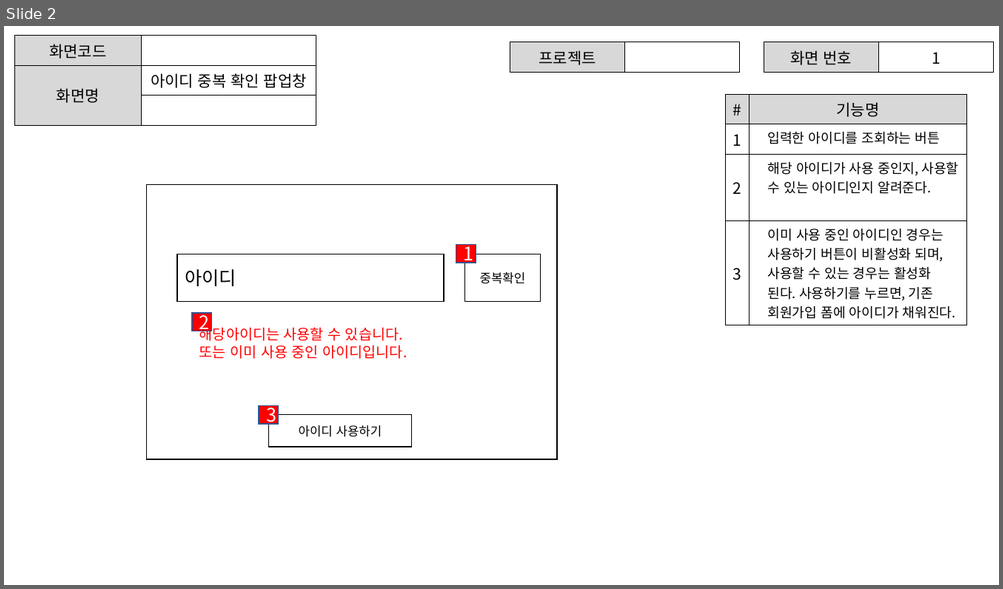
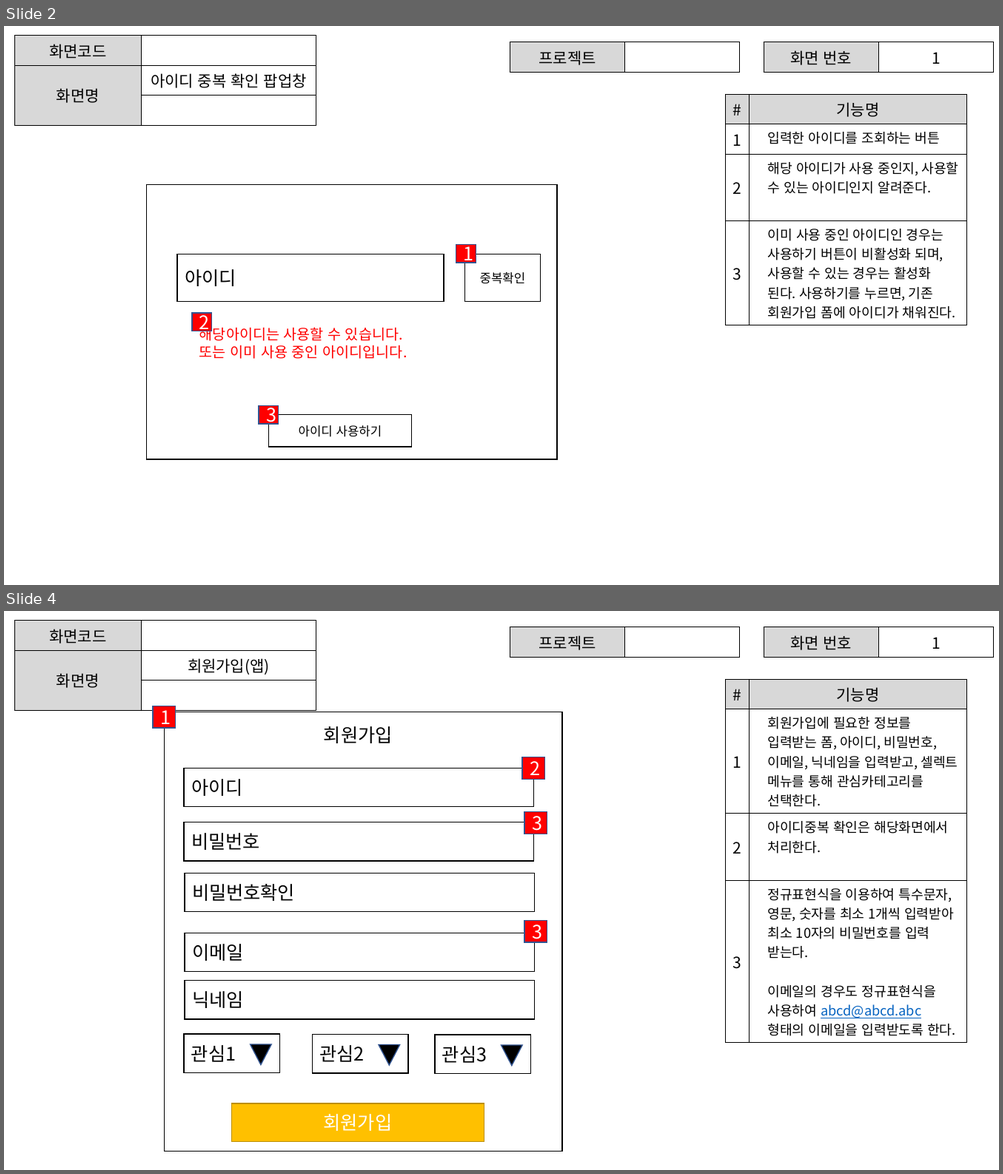
Before and after one commit to ezenteam2/e-Zone, a slide deck: gr2_lhj/회원가입.pptx. Shown one above the other, each under a label of ours: slide 2 before the commit, slides 2 and 4 after it; the slides between them are not shown. The pictures are 1003x589 and 1003x1174 pixels, drawn with LibreOffice and Linux fonts; fonts in the diff are those of the drawing. Boxes give left, top, right and bottom in pixels: in the first picture for what was removed or moved away, otherwise in the second. Text is boxed around its words. In the diff, an @@ line names an element or a change of style, - is before the commit and + after.

```diff
--- a/gr2_lhj/회원가입.pptx
+++ b/gr2_lhj/회원가입.pptx
@@ slide 4 added at bbox=[4, 611, 999, 1170], background #FFFFFF @@
@@ table added at bbox=[14, 621, 316, 699], 3 rows, 2 columns @@
+화면코드 | 
+화면명 | 회원가입(앱)
+ | 
@@ table added at bbox=[510, 627, 740, 653], 1 rows, 2 columns @@
+프로젝트 | 
@@ table added at bbox=[763, 627, 993, 653], 1 rows, 2 columns @@
+화면 번호 | 1
@@ table added at bbox=[726, 680, 967, 1039], 4 rows, 2 columns @@
+# | 기능명
+1 | 회원가입에 필요한 정보를 입력받는 폼, 아이디, 비밀번호, 이메일, 닉네임을 입력받고, 셀렉트 메뉴를 통해 관심카테고리를 선택한다.
+2 | 아이디중복 확인은 해당화면에서 처리한다.
+3 | 정규표현식을 이용하여 특수문자, 영문, 숫자를 최소 1개씩 입력받아 최소 10자의 비밀번호를 입력 받는다. / 이메일의 경우도 정규표현식을 사용하여 abcd@abcd.abc 형태의 이메일을 입력받도록 한다.
@@ rectangle added at bbox=[153, 706, 176, 727], fill #FF0000, outline #325491 1 pt, 18 pt, text #FFFFFF @@
+1
@@ rectangle added at bbox=[165, 712, 562, 1151], outline #000000 1 pt @@
@@ text added at bbox=[324, 726, 392, 743], 18 pt, text #000000 @@
+회원가입
@@ rectangle added at bbox=[523, 758, 545, 779], fill #FF0000, outline #325491 1 pt, 18 pt, text #FFFFFF @@
+2
@@ rectangle added at bbox=[184, 769, 534, 807], outline #000000 1 pt, 18 pt, text #000000 @@
+아이디
@@ rectangle added at bbox=[184, 822, 534, 861], outline #000000 1 pt, 18 pt, text #000000 @@
+비밀번호
@@ rectangle added at bbox=[525, 812, 547, 834], fill #FF0000, outline #325491 1 pt, 18 pt, text #FFFFFF @@
+3
@@ rectangle added at bbox=[185, 873, 535, 911], outline #000000 1 pt, 18 pt, text #000000 @@
+비밀번호확인
@@ rectangle added at bbox=[525, 920, 547, 943], fill #FF0000, outline #325491 1 pt, 18 pt, text #FFFFFF @@
+3
@@ rectangle added at bbox=[185, 934, 535, 972], outline #000000 1 pt, 18 pt, text #000000 @@
+이메일
@@ rectangle added at bbox=[185, 981, 535, 1020], outline #000000 1 pt, 18 pt, text #000000 @@
+닉네임
@@ rectangle added at bbox=[184, 1035, 279, 1073], outline #000000 1 pt, 18 pt, text #000000 @@
+관심1
@@ triangle added at bbox=[250, 1045, 271, 1065], fill #000000, outline #325491 1 pt @@
@@ rectangle added at bbox=[312, 1035, 407, 1073], outline #000000 1 pt, 18 pt, text #000000 @@
+관심2
@@ triangle added at bbox=[378, 1045, 399, 1065], fill #000000, outline #325491 1 pt @@
@@ rectangle added at bbox=[435, 1036, 530, 1074], outline #000000 1 pt, 18 pt, text #000000 @@
+관심3
@@ triangle added at bbox=[501, 1045, 522, 1065], fill #000000, outline #325491 1 pt @@
@@ rectangle added at bbox=[232, 1104, 484, 1142], fill #FFC000, outline #BD8E00 1 pt, 18 pt, text #FFFFFF @@
+회원가입
```
Also in this commit, not shown: 1 slide changed, 2 other slides added, 2 other files.
